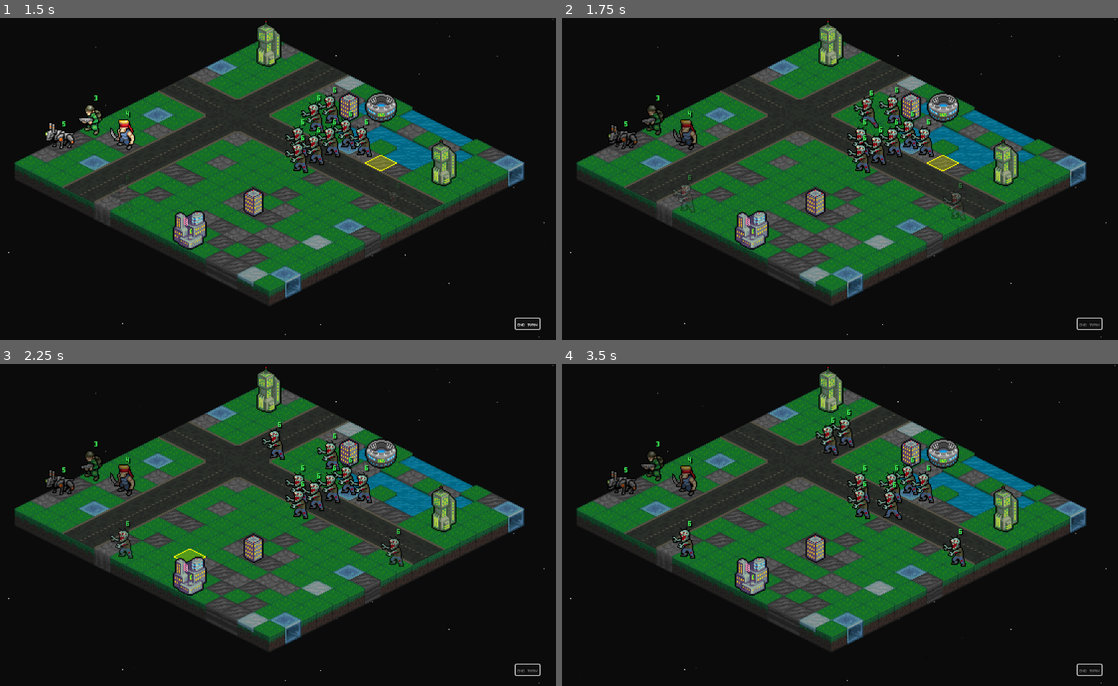
Above: before the commit, frames 1-4 (two rows, left to right).
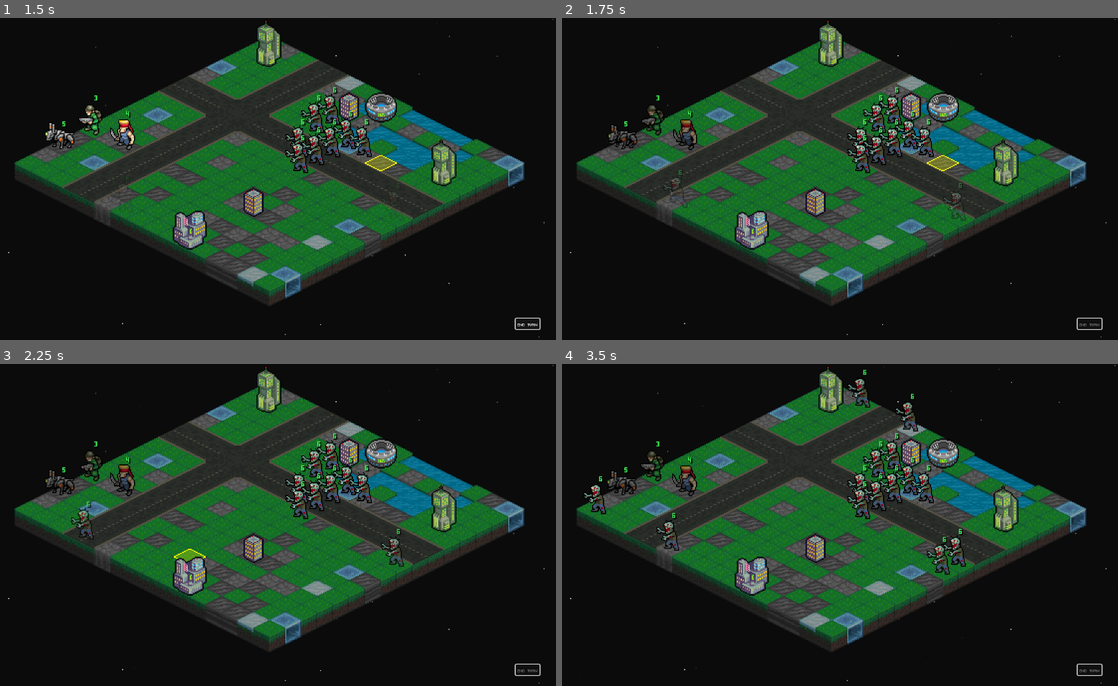
Above: after the commit, the same moments.

Repository: Tekknobot/MEKIII
Game: Godot game, scene res://scenes/Game.tscn
Same seed, same stepped clock (60 frames per second), same inputs: the game is played once before the commit and once after it.
Inputs (mouse positions are in pixels of both pictures, inside the frame that each line leads up to):
- Up to frame 1 (1.5 s): click "End Turn" at 0.5 s; tap Enter at 1.25 s; move the mouse to (394, 162) at 1.27 s; tap R at 1.35 s; click (394, 162) at 1.42 s
- Up to frame 2 (1.75 s): tap Space (ui_select) at 1.52 s
- Up to frame 3 (2.25 s): drag from (155, 541) to (239, 589) at 2.02 s
- Up to frame 4 (3.5 s): click (1090, 669) at 2.75 s, where only the run after the commit has a clickable "End Turn"

Frame 1 is identical in both runs. In frame 2, 0.5% of the frame differs, in the area x 18-59%, y 22-61%; in frame 3, 0.8%; in frame 4, 2.3%, in the area x 3-70%, y 1-66%.

Commit message:
New enemy attack turn check.

Diff:
--- a/scripts/turnmanager.gd
+++ b/scripts/turnmanager.gd
@@ -230,16 +230,50 @@
 # Enemy AI
 # -----------------------
 func _run_enemy_turns() -> void:
-	# No infinite loops: each enemy gets exactly one turn.
 	var enemies: Array[Unit] = []
+	var allies: Array[Unit] = []
+
 	for u in M.get_all_units():
+		if u == null or not is_instance_valid(u):
+			continue
 		if u.team == Unit.Team.ENEMY:
 			enemies.append(u)
+		elif u.team == Unit.Team.ALLY:
+			allies.append(u)
+
+	if enemies.is_empty() or allies.is_empty():
+		return
 
 	for z in enemies:
 		if z == null or not is_instance_valid(z):
 			continue
+
+		# ✅ Only act if within "vision" of any ally
+		if not _enemy_in_ally_vision(z, allies):
+			continue
+
 		await _enemy_take_turn(z)
+
+func _enemy_in_ally_vision(z: Unit, allies: Array[Unit]) -> bool:
+	var zc := z.cell
+
+	for a in allies:
+		if a == null or not is_instance_valid(a):
+			continue
+
+		# vision distance = ally movement + 3
+		var vis := 0
+		if "move_range" in a:
+			vis = int(a.move_range) + 3
+		else:
+			vis = 3
+
+		# Manhattan distance on your grid
+		var d = abs(zc.x - a.cell.x) + abs(zc.y - a.cell.y)
+		if d <= vis:
+			return true
+
+	return false
 
 func _enemy_take_turn(z: Unit) -> void:
 	if z == null or not is_instance_valid(z):
